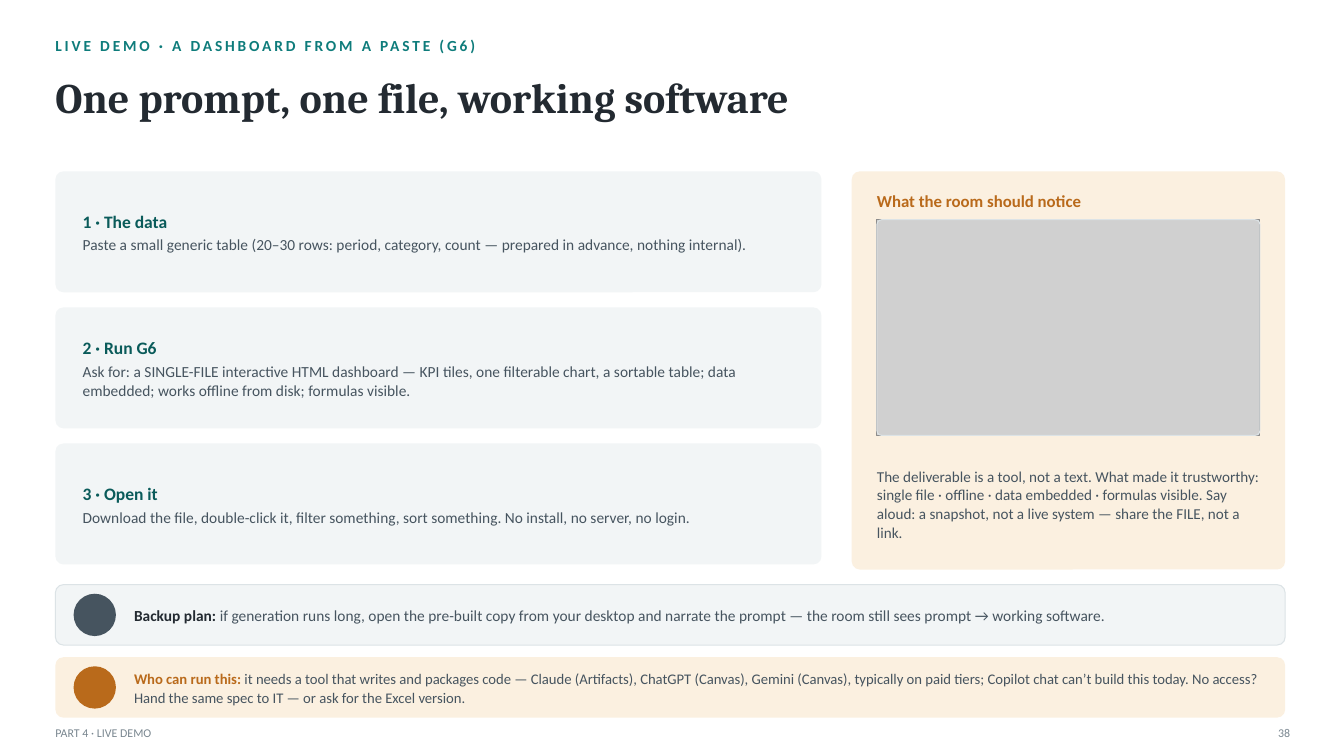
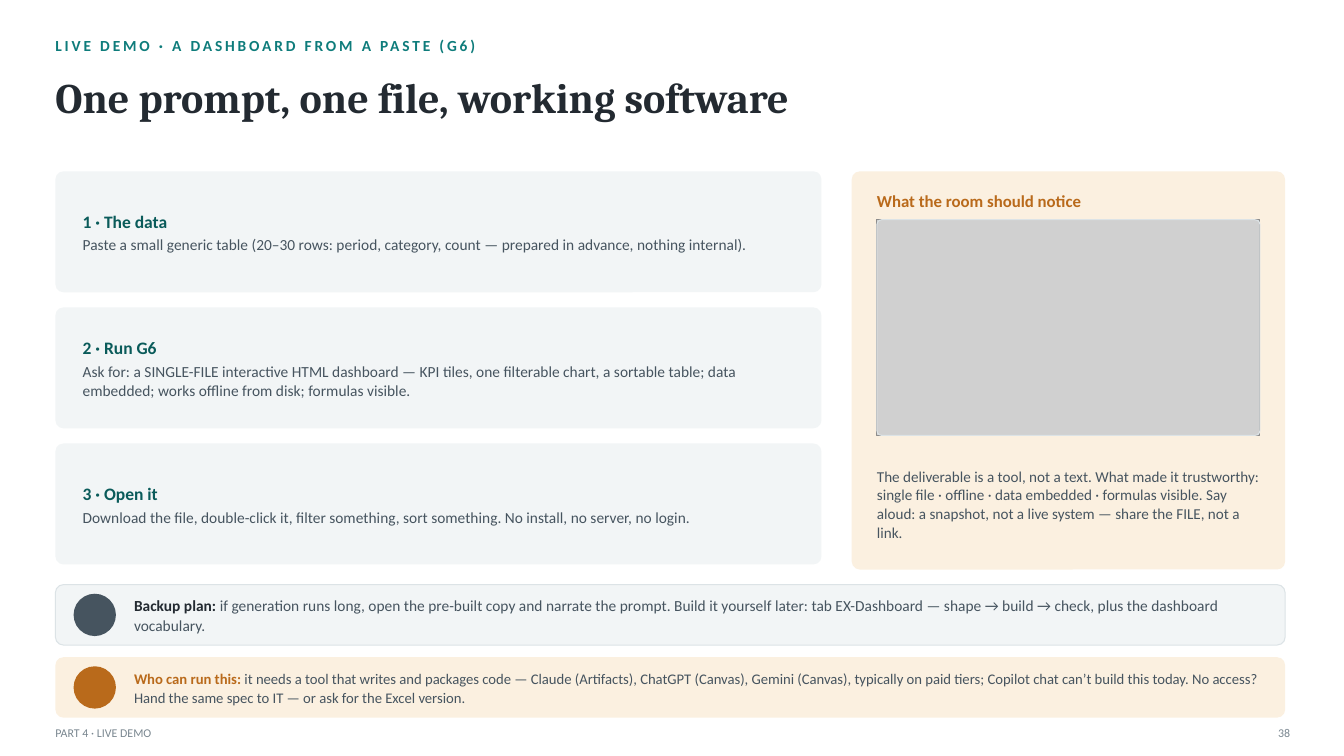
Before and after one commit to naviero1/Claude-Works, a slide deck: slide 38 of ai-training-prompt-engineering/deliverables/From_Prompts_to_Agents_Training.pptx. Drawn at 1344x756 pixels with LibreOffice and Linux fonts; fonts in the diff are those of the drawing; grey boxes stand for pictures; background and template pictures are left out. Boxes give left, top, right and bottom in pixels: in the first picture for what was removed or moved away, otherwise in the second. Text is boxed around its words. In the diff, an @@ line names an element or a change of style, - is before the commit and + after.

```diff
--- a/ai-training-prompt-engineering/deliverables/From_Prompts_to_Agents_Training.pptx
+++ b/ai-training-prompt-engineering/deliverables/From_Prompts_to_Agents_Training.pptx
@@ text at [134, 600, 1217, 634]: text changed @@
-Backup plan: if generation runs long, open the pre-built copy from your desktop and narrate the prompt — the room still sees prompt → working software.
+Backup plan: if generation runs long, open the pre-built copy and narrate the prompt. Build it yourself later: tab EX-Dashboard — shape → build → check, plus the dashboard vocabulary.
```
Also in this commit, not shown: 10 other files.
